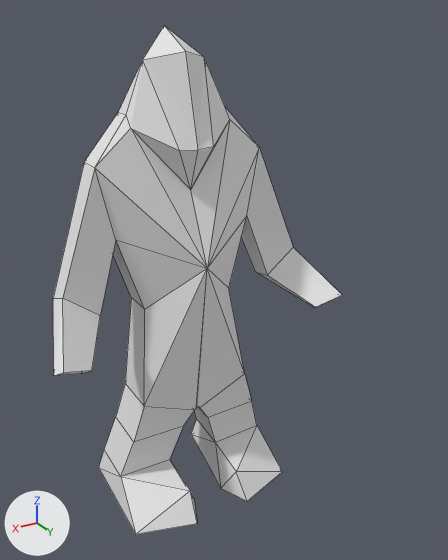
One commit to the Blender file img sources/Blender/demon.blend: the scene before it, then after it.
Rendered twice from a 50 mm lens placed at (7.04, 15.59, 13.71), pointed at (-1.06, 2.09, 6.96). The lights are fixed; the arrows at lower left show +X, +Y and +Z. Mesh edges are drawn as thin lines.

Script lines for the objects in view, before the commit:
```python
me_plane = bpy.data.meshes.new('Plane')
me_plane.from_pydata(...)  # 51 vertices, 58 faces; spans x 0.0..4.2, y 0.7..61.0, z -3.0..0.9
ob_plane = bpy.data.objects.new('Plane', me_plane)
ob_plane.location = (-0.46, 0.0, -0.42)
ob_plane.rotation_euler = (1.571, 0.0, 0.0)  # degrees (90, 0, 0)
ob_plane.scale = (1.05, 0.227, 1.0)
_m = ob_plane.modifiers.new('Mirror', 'MIRROR')
```
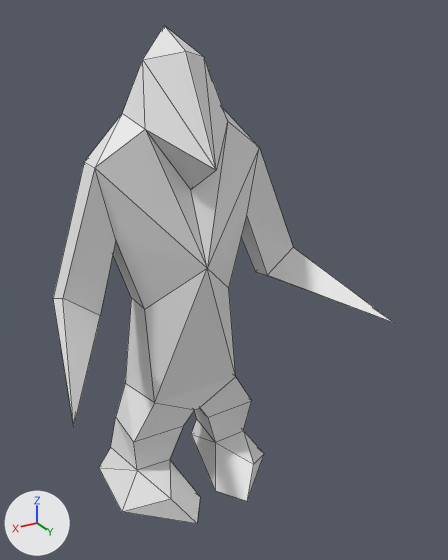
Where the change shows, as pixel boxes (x1, y1, x2, y2) in the pictures (448 x 560 px):
'Plane', reshaped, modifiers changed (18% wider): before (53, 26, 342, 534); after (53, 26, 394, 523)
part 1 of me_plane, built on: before (53, 51, 342, 534); after (53, 27, 393, 523)

The change in detail:
me_plane is used by ob_plane; location (-0.46, 0.0, -0.42); rotation (1.571, 0.0, 0.0), in degrees (90, 0, 0); scale (1.05, 0.227, 1.0).
me_plane had 51 vertices, 58 faces and spanned x 0.0..4.2, y 0.7..61.0, z -3.0..0.9.
me_plane now has 75 vertices, 94 faces and spans x -4.4..4.4, y 0.7..61.0, z -4.7..0.9.
Part 1, on me_plane:
16 vertices are removed from x 0.0..4.2, y 0.7..52.0, z -2.9..0.8.
36 faces are deleted.
4 vertices move from x 1.6..2.5, y 0.7..16.3, z -2.5..0.6 to x 1.3..2.5, y 0.7..16.3, z -1.5..0.6.
40 vertices are added at x -4.4..4.4, y 0.7..57.6, z -4.7..0.9.
72 new faces join them.
Object 'Plane' (ob_plane) loses its MIRROR modifier named 'Mirror'.
